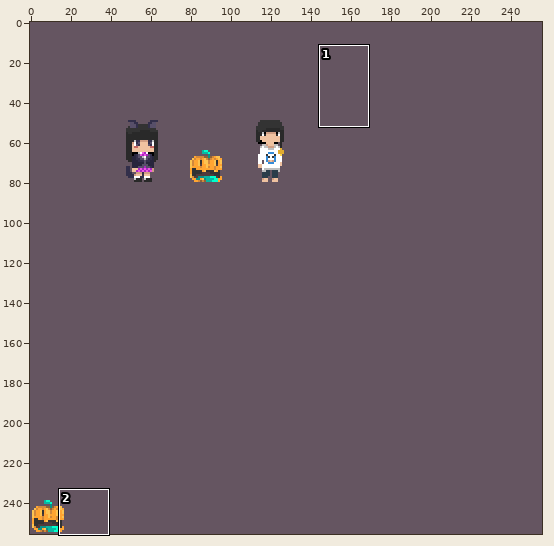
One commit to this pixel-art file: Assets/Yaya/Artwork/Character/Character.ase. Above, an overview of the earlier version with the close-up marked.
Close-up. As it was:
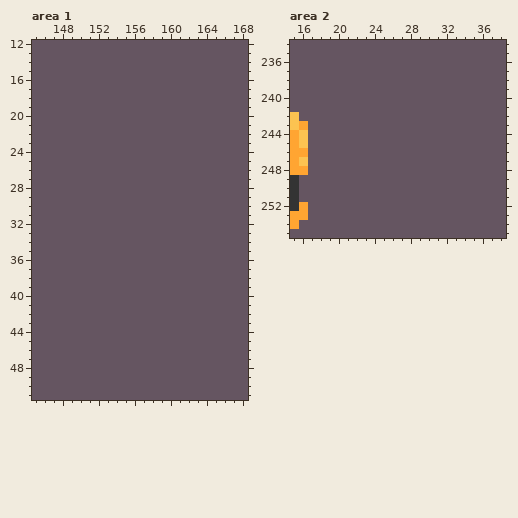
256x256 pixels, 1 frame. Colours within 5 levels of each other are drawn and written as one. Shown: area 1: x 145..168, y 12..51; area 2: x 15..38, y 234..255. The commit also changed other parts of the picture, which this record leaves out.
Now the later version:
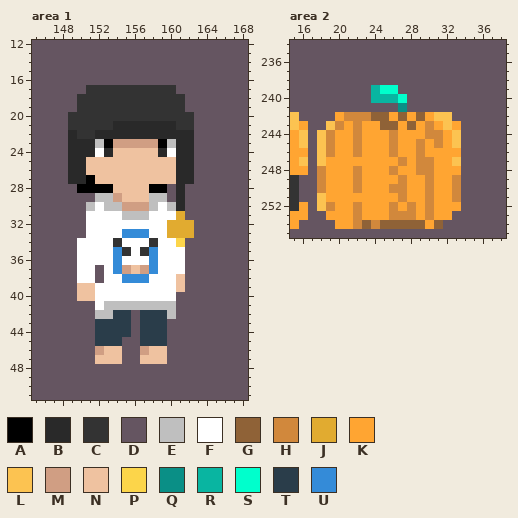
Palette (. is transparent): A #000000  B #292929  C #333333  D #655561  E #bfbfbf  F #ffffff  G #8f6237  H #d1883c  J #e1ab30  K #ffa532  L #fcc351  M #d09e83  N #efc2a0  P #fcd54a  Q #0a8f86  R #09b5a1  S #00ffcc  T #2a3d4a  U #348bd8
The exact change:
Changed rows in their new state; - is an unchanged pixel.
Area 1, layer "Layer 0":
first column x 149:
17 --CCCCCCCCCC--
18 -CCCCCCCCCCCC-
19 -CCCCCCCCCCCC-
20 CCCCCCCCCCCCCC
21 CCCCCBBBBBBBCC
22 BCCBBBBBBBBBBB
23 BBBEAMMMMMAEBB
24 BBBFBNNNNNBFBB
25 BBNNNNNNNNNNBB
26 BBNNNNNNNNNNBB
27 BBANNNNNNNNNBB
28 -AAAANNNNAA-B-
29 ---EEMNNNEE-B-
30 --EFEEMMMEFEB-
31 --FFFFEEEFFFJ-
32 --FFFFFFFFFJJJ
33 --FFFFUUUFFJJJ
34 -FFFFCFFFCFFP-
35 -FFFFUCFCUFFF-
36 -FFFFUFFFUFFF-
37 -FF-FUMNMUFFF-
38 -FF-FFUUUFFFN-
39 -NNFFFFFFFFFN-
40 -NNFFFFFFFFF--
41 ---FEEEEEEEE--
42 ---EETT-TTTE--
43 ---TTTT-TTT---
44 ---TTTT-TTT---
45 ---TTT--TTT---
46 ---MNN--MNN---
47 ---NNN--NNN---
Area 2, layer "Layer 0":
first column x 18:
239 ------RSS-------
240 ------RRRS------
241 ---------Q------
242 --KHHHGGKGKGKLL-
243 -LHKHKKGGKGKHKLK
244 LHKKHKKKHKKKHHKL
245 LHKKHKKKHKKHKHKL
246 LHKKHKKKHKKHKKKK
247 LKKKKKKKKHKHHKKL
248 HKKKHKKKHKKHHKKK
249 HKKKHKKKKHKKHKKH
250 HKKKHKKKHHKKHKKH
251 LKKKKKKKKHKKHKKH
252 LHKKHKKKHKHKHKKK
253 -KKKHKKKHHHKHKK-
254 --KKHGHGGGGGKG--
Boxes around the changes in both close-ups, in picture pixels (x1, y1, x2, y2):
changed: (68, 85, 194, 364)
changed: (317, 85, 461, 229)
